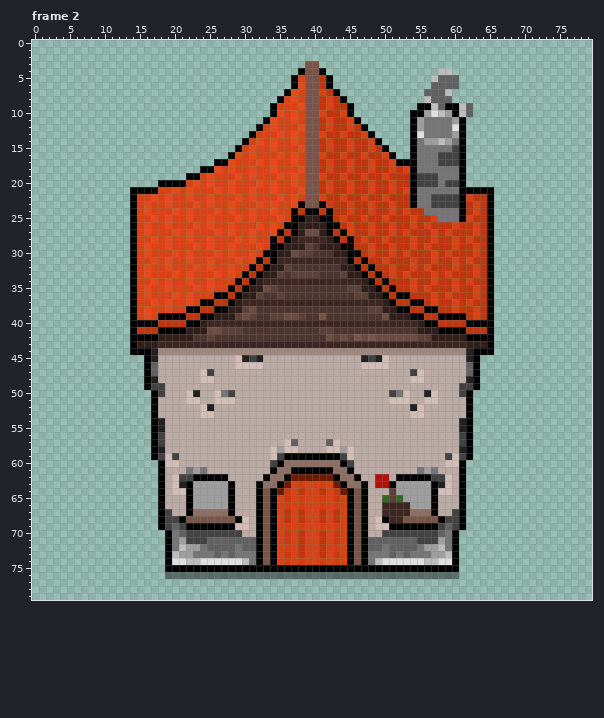
Edited in one commit: pixel-art file (Assets/Arts/Construction/House/House01.aseprite). Above: the version before the commit.
80x80 pixels, 5 frames. Colours within 5 levels of each other are drawn and written as one. Shown: frame 2. The commit also changed other frames, which this record leaves out.
Now the later version:
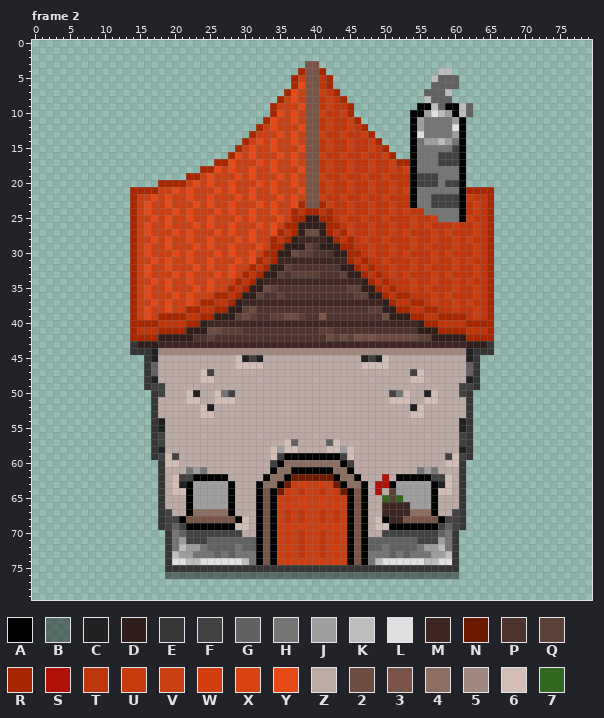
Palette (. is transparent): A #000000  B #21212180  C #212121  D #301e1a  E #363636  F #424242  G #616161  H #757575  J #9e9e9e  K #bdbdbd  L #e0e0e0  M #3e2723  N #6e1a00  P #4e342e  Q #5d4037  R #a72800  S #b0120a  T #bf360c  U #c93b0f  V #ca4015  W #d23e10  X #d84315  Y #e64a19  Z #bcaaa4  2 #6d4c41  3 #795548  4 #8d6e63  5 #a1887f  6 #d2beb7  7 #33691e
Changes in this commit:
Frame 2, layers "Plant", "House":
y 4: x 38 A -> R; x 41 A -> R
y 5: x 37..38 AX -> RV; x 42 A -> R
y 6: x 37 A -> R; x 42 A -> R
y 7: x 36 A -> R; x 38 X -> V; x 41 X -> V; x 43 A -> R
y 8: x 35..36 AX -> RV; x 38 X -> V; x 42 X -> V; x 44 A -> R
y 9: x 34..37 AXXX -> RVVV; x 42 X -> V; x 45 A -> R
y 10: x 34 A -> R; x 36 X -> V; x 38 X -> V; x 41 X -> V; x 44..45 XA -> VR
y 11: x 33 A -> R; x 35..36 XX -> VV; x 38 X -> V; x 42 X -> V; x 45..46 XA -> VR
y 12: x 32..33 AX -> RV; x 35..37 XXX -> VVV; x 42 X -> V; x 45 X -> V; x 47 A -> R
y 13: x 31..34 AXXX -> RVVV; x 36 X -> V; x 38 X -> V; x 41 X -> V; x 44 X -> V; x 47..48 XA -> VR
y 14: x 30..31 AX -> RV; x 33 X -> V; x 35..36 XX -> VV; x 38 X -> V; x 42 X -> V; x 45 X -> V; x 48..49 XA -> VR
y 15: x 29..30 AX -> RV; x 32..33 XX -> VV; x 35..37 XXX -> VVV; x 42 X -> V; x 45 X -> V; x 48 X -> V; x 50 A -> R
y 16: x 28 A -> R; x 30 X -> V; x 32..34 XXX -> VVV; x 36 X -> V; x 38 X -> V; x 41 X -> V; x 44 X -> V; x 47 X -> V; x 50..51 XA -> VR
y 17: x 26..27 AA -> RR; x 29..31 XXX -> VVV; x 33 X -> V; x 35..36 XX -> VV; x 38 X -> V; x 42 X -> V; x 45 X -> V; x 48 X -> V; x 51..53 XAA -> VRR
y 18: x 24..25 AA -> RR; x 27 X -> V; x 29..30 XX -> VV; x 32..33 XX -> VV; x 35..37 XXX -> VVV; x 42 X -> V; x 45 X -> V; x 48 X -> V; x 51 X -> V; x 53 X -> V
y 19: x 22..24 AAX -> RRV; x 26..28 XXX -> VVV; x 30 X -> V; x 32..34 XXX -> VVV; x 36 X -> V; x 38 X -> V; x 41 X -> V; x 44 X -> V; x 47 X -> V; x 50 X -> V
y 20: x 18..22 AAAAX -> RRRRV; x 24 X -> V; x 26..27 XX -> VV; x 29..31 XXX -> VVV; x 33 X -> V; x 35..36 XX -> VV; x 38 X -> V; x 42 X -> V; x 45 X -> V; x 48 X -> V; x 51 X -> V
y 21: x 14..19 AAAAXX -> RRRRVV; x 21 X -> V; x 23..25 XXX -> VVV; x 27 X -> V; x 29..30 XX -> VV; x 32..33 XX -> VV; x 35..37 XXX -> VVV; x 42 X -> V; x 45 X -> V; x 48 X -> V; x 51 X -> V; x 53 X -> V; x 62..65 AAAA -> RRRR
y 22: x 14..16 AXX -> RVV; x 18 X -> V; x 20..21 XX -> VV; x 23..24 XX -> VV; x 26..28 XXX -> VVV; x 30 X -> V; x 32..34 XXX -> VVV; x 36 X -> V; x 38 X -> V; x 41 X -> V; x 44 X -> V; x 47 X -> V; x 50 X -> V; x 62 X -> V; x 65 A -> R
y 23: x 14..15 AX -> RV; x 17..18 XX -> VV; x 20..22 XXX -> VVV; x 24 X -> V; x 26..27 XX -> VV; x 29..31 XXX -> VVV; x 33 X -> V; x 35..36 XX -> VV; x 38 A -> R; x 41 A -> R; x 45 X -> V; x 48 X -> V; x 51 X -> V; x 63 X -> V; x 65 A -> R
y 24: x 14..15 AX -> RV; x 17..19 XXX -> VVV; x 21 X -> V; x 23..25 XXX -> VVV; x 27 X -> V; x 29..30 XX -> VV; x 32..33 XX -> VV; x 35..37 XXA -> VVR; x 39..40 AA -> RR; x 42 A -> R; x 45 X -> V; x 48 X -> V; x 51 X -> V; x 53 X -> V; x 63 X -> V; x 65 A -> R
y 25: x 14..16 AXX -> RVV; x 18 X -> V; x 20..21 XX -> VV; x 23..24 XX -> VV; x 26..28 XXX -> VVV; x 30 X -> V; x 32..34 XXX -> VVV; x 36..38 XAA -> VRR; x 41..42 AA -> RR; x 44 X -> V; x 47 X -> V; x 50 X -> V; x 54 X -> V; x 57 X -> V; x 62 X -> V; x 65 A -> R
y 26: x 14..15 AX -> RV; x 17..18 XX -> VV; x 20..22 XXX -> VVV; x 24 X -> V; x 26..27 XX -> VV; x 29..31 XXX -> VVV; x 33 X -> V; x 35..37 XAA -> VRR; x 42..43 AA -> RR; x 45 X -> V; x 48 X -> V; x 51 X -> V; x 54 X -> V; x 56 X -> V; x 60 X -> V; x 63 X -> V; x 65 A -> R
y 27: x 14..15 AX -> RV; x 17..19 XXX -> VVV; x 21 X -> V; x 23..25 XXX -> VVV; x 27 X -> V; x 29..30 XX -> VV; x 32..33 XX -> VV; x 35 A -> R; x 37 A -> R; x 42 A -> R; x 44..45 AX -> RV; x 48 X -> V; x 51 X -> V; x 53 X -> V; x 57 X -> V; x 59 X -> V; x 63 X -> V; x 65 A -> R
y 28: x 14..16 AXX -> RVV; x 18 X -> V; x 20..21 XX -> VV; x 23..24 XX -> VV; x 26..28 XXX -> VVV; x 30 X -> V; x 32..34 XXA -> VVR; x 36 A -> R; x 43 A -> R; x 45 A -> R; x 47 X -> V; x 50 X -> V; x 54 X -> V; x 57 X -> V; x 60 X -> V; x 62 X -> V; x 65 A -> R
y 29: x 14..15 AX -> RV; x 17..18 XX -> VV; x 20..22 XXX -> VVV; x 24 X -> V; x 26..27 XX -> VV; x 29..31 XXX -> VVV; x 33..35 XAA -> VRR; x 44..45 AA -> RR; x 48 X -> V; x 51 X -> V; x 54 X -> V; x 56 X -> V; x 60 X -> V; x 63 X -> V; x 65 A -> R
y 30: x 14..15 AX -> RV; x 17..19 XXX -> VVV; x 21 X -> V; x 23..25 XXX -> VVV; x 27 X -> V; x 29..30 XX -> VV; x 32..34 XAA -> VRR; x 45..46 AA -> RR; x 48 X -> V; x 51 X -> V; x 53 X -> V; x 57 X -> V; x 59 X -> V; x 63 X -> V; x 65 A -> R
y 31: x 14..16 AXX -> RVV; x 18 X -> V; x 20..21 XX -> VV; x 23..24 XX -> VV; x 26..28 XXX -> VVV; x 30 X -> V; x 32 A -> R; x 34 A -> R; x 45 A -> R; x 47 A -> R; x 50 X -> V; x 54 X -> V; x 57 X -> V; x 60 X -> V; x 62 X -> V; x 65 A -> R
y 32: x 14..15 AX -> RV; x 17..18 XX -> VV; x 20..22 XXX -> VVV; x 24 X -> V; x 26..27 XX -> VV; x 29..31 XXA -> VVR; x 33 A -> R; x 46 A -> R; x 48 A -> R; x 51 X -> V; x 54 X -> V; x 56 X -> V; x 60 X -> V; x 63 X -> V; x 65 A -> R
y 33: x 14..15 AX -> RV; x 17..19 XXX -> VVV; x 21 X -> V; x 23..25 XXX -> VVV; x 27 X -> V; x 29..30 XA -> VR; x 32 A -> R; x 47 A -> R; x 49 A -> R; x 51 X -> V; x 53 X -> V; x 57 X -> V; x 59 X -> V; x 63 X -> V; x 65 A -> R
y 34: x 14..16 AXX -> RVV; x 18 X -> V; x 20..21 XX -> VV; x 23..24 XX -> VV; x 26..29 XXXA -> VVVR; x 31 A -> R; x 48 A -> R; x 50 A -> R; x 54 X -> V; x 57 X -> V; x 60 X -> V; x 62 X -> V; x 65 A -> R
y 35: x 14..15 AX -> RV; x 17..18 XX -> VV; x 20..22 XXX -> VVV; x 24 X -> V; x 26..28 XXA -> VVR; x 30 A -> R; x 49 A -> R; x 51 A -> R; x 54 X -> V; x 56 X -> V; x 60 X -> V; x 63 X -> V; x 65 A -> R
y 36: x 14..15 AX -> RV; x 17..19 XXX -> VVV; x 21 X -> V; x 23..27 XXXAA -> VVVRR; x 29 A -> R; x 50 A -> R; x 52..53 AA -> RR; x 57 X -> V; x 59 X -> V; x 63 X -> V; x 65 A -> R
y 37: x 14..16 AXX -> RVV; x 18 X -> V; x 20..21 XX -> VV; x 23..25 XAA -> VRR; x 28 A -> R; x 51 A -> R; x 54..55 AA -> RR; x 57 X -> V; x 60 X -> V; x 62 X -> V; x 65 A -> R
y 38: x 14..15 AX -> RV; x 17..18 XX -> VV; x 20..23 XXAA -> VVRR; x 26..27 AA -> RR; x 52..53 AA -> RR; x 56..57 AA -> RR; x 60 X -> V; x 63 X -> V; x 65 A -> R
y 39: x 14..15 AX -> RV; x 17..21 XAAAA -> VRRRR; x 24..25 AA -> RR; x 54..55 AA -> RR; x 58..61 AAAA -> RRRR; x 63 X -> V; x 65 A -> R
y 40: x 14..17 AAAA -> RRRR; x 22..23 AA -> RR; x 56..57 AA -> RR; x 62..65 AAAA -> RRRR
y 41: x 14 A -> R; x 18..21 AAAA -> RRRR; x 58..61 AAAA -> RRRR; x 65 A -> R
y 42: x 14..17 AAAA -> RRRR; x 62..65 AAAA -> RRRR
y 43: x 14 A -> E; x 65 A -> E
y 44: x 14..16 AAA -> EEE; x 63..65 AAA -> EEE
y 45..49: x 16 A -> E; x 63 A -> E
y 50..59: x 17 A -> E; x 62 A -> E
y 60..61: x 18 A -> E; x 61 A -> E
y 62: x 18 A -> E; x 49 S -> Z; x 61 A -> E
y 63: x 18 A -> E; x 37 X -> V; x 39..40 XX -> VV; x 42 X -> V; x 61 A -> E
y 64: x 18 A -> E; x 37 X -> V; x 39..40 XX -> VV; x 42 X -> V; x 49 Z -> S; x 61 A -> E
y 65..69: x 18 A -> E; x 35 X -> V; x 37 X -> V; x 39..40 XX -> VV; x 42 X -> V; x 44 X -> V; x 61 A -> E
y 70..74: x 19 A -> E; x 35 X -> V; x 37 X -> V; x 39..40 XX -> VV; x 42 X -> V; x 44 X -> V; x 60 A -> E
y 75: x 19..60 AAAAAAAAAAAAAAAAAAAAAAAAAAAAAAAAAAAAAAAAAA -> EEEEEEEEEEEEEEEEEEEEEEEEEEEEEEEEEEEEEEEEEE
Changed places in both pictures, as pixel boxes (x1, y1, x2, y2):
changed: (130, 68, 494, 572)
